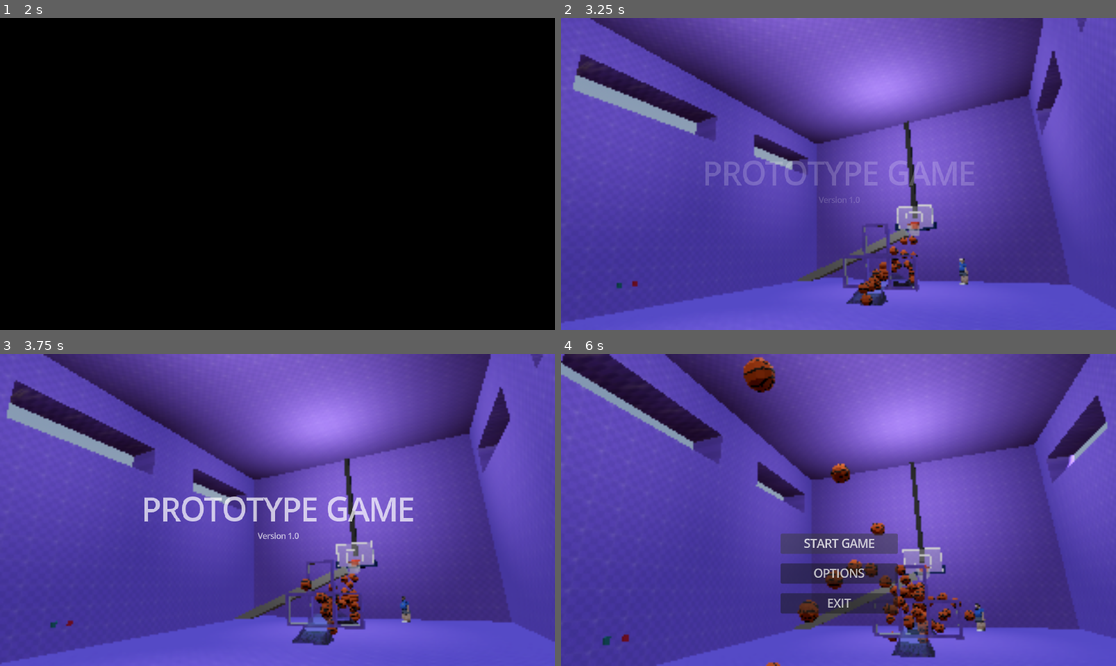
Above: before the commit, frames 1-4 (two rows, left to right).
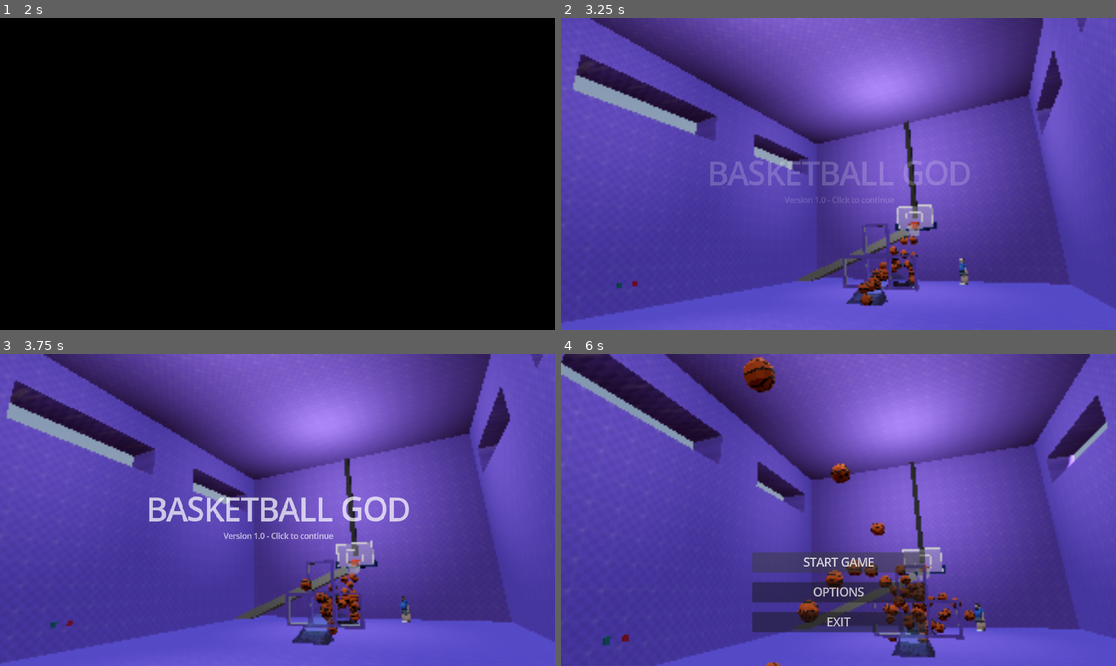
Above: after the commit, the same moments.

Repository: Bryan-Wang-105/GodOfBasketball
Game: Godot game, scene res://Scenes/AdminScenes/main.tscn
Same seed, same stepped clock (60 frames per second), same inputs: the game is played once before the commit and once after it.
Inputs (mouse positions are in pixels of both pictures, inside the frame that each line leads up to):
- Up to frame 1 (2 s): tap Enter (ui_accept) at 0.5, 0.77, 1.25, 1.52 s; move the mouse to (399, 158) at 0.52 s; hold Right (ui_right) 0.53-1.28 s; hold E (interact) 0.53-1.28 s; click (399, 158) at 0.8 s; move the mouse to (166, 189) at 1.27 s; hold Down (ui_down) from 1.28 s (still down); click (166, 189) at 1.35 s; tap E (interact) at 1.55 s
- Up to frame 2 (3.25 s): move the mouse to (894, 105) at 2.02 s; release Down (ui_down) at 2.03 s; hold Right (ui_right) 2.03-2.78 s; hold E (interact) 2.03-2.78 s; click (894, 105) at 2.3 s; move the mouse to (810, 236) at 2.77 s; hold Up (ui_up) from 2.78 s (still down); click (810, 236) at 2.85 s; tap Enter (ui_accept) at 3.02 s; tap E (interact) at 3.05 s
- Up to frame 3 (3.75 s): tap Enter (ui_accept) at 3.5 s; move the mouse to (444, 556) at 3.52 s; release Up (ui_up) at 3.53 s; press the mouse at (444, 556) at 3.53 s; hold Left (ui_left) from 3.53 s (still down); right-click (444, 556) at 3.6 s
- Up to frame 4 (6 s): tap Enter (ui_accept) at 3.77, 4.25, 4.52, 5 s; move the mouse to (672, 463) at 4.27 s; release the mouse at (672, 463) at 4.28 s; tap Shift (sprint) at 4.35 s; tap E (interact) at 4.55 s; move the mouse to (866, 510) at 5.02 s; release Left (ui_left) at 5.03 s; hold Down (ui_down) 5.03-5.75 s; hold E (interact) 5.03-5.75 s; click (866, 510) at 5.3 s; click "START GAME" at 5.75 s

Frame 1 is identical in both runs. In frame 2, 1.7% of the frame differs, in the area x 26-75%, y 45-60%; in frame 3, 2.3%; in frame 4, 6.8%, in the area x 34-66%, y 57-90%.

Commit message:
Fixed duplicator where ball was getting spawned in as frozen and then fixed queue_freeing logic error. Add ball doesn't need to validate against limit, probably should have the caller of add_ball check that

Diff:
--- a/Environments/Court/ball_reset.gd
+++ b/Environments/Court/ball_reset.gd
@@ -10,7 +10,7 @@
 	return prompt
 
 func interact():
-	var ball = Global.ball
+	var ball = BallManager.ball
 
 	# Freeze the body so physics won't fight you
 	ball.freeze = true
--- a/Environments/world.tscn
+++ b/Environments/world.tscn
@@ -2,7 +2,7 @@
 
 [ext_resource type="PackedScene" uid="uid://bmg8jl8p8bocm" path="res://PlayerTools/Ball/b_ball.tscn" id="1_xw17x"]
 [ext_resource type="PackedScene" uid="uid://ja13r6fvdujc" path="res://Scenes/Player/player.tscn" id="3_gfun1"]
-[ext_resource type="Script" uid="uid://bgxtx1qndrtqy" path="res://Scenes/Player/HUD.gd" id="4_qrt73"]
+[ext_resource type="Script" uid="uid://bgxtx1qndrtqy" path="res://Scenes/Player/UI/HUD.gd" id="4_qrt73"]
 [ext_resource type="PackedScene" uid="uid://bowc0gmynfbn7" path="res://PlayerTools/Lift/Lift.tscn" id="5_dsxl4"]
 [ext_resource type="PackedScene" uid="uid://ba2tkcvat420p" path="res://PlayerTools/Duplicator/Duplicator.tscn" id="5_gfun1"]
 [ext_resource type="PackedScene" uid="uid://c0u8jliho48or" path="res://PlayerTools/Fan/fan.tscn" id="6_qrt73"]
@@ -51,6 +51,12 @@
 
 [node name="Duplicator" parent="SubViewportContainer/SubViewport" instance=ExtResource("5_gfun1")]
 transform = Transform3D(0.057407226, 0, 0.99835086, 0, 1, 0, -0.99835086, 0, 0.057407226, 3.6389532, 6.31797, 0.39515126)
+
+[node name="Duplicator2" parent="SubViewportContainer/SubViewport" instance=ExtResource("5_gfun1")]
+transform = Transform3D(0.057407226, 0, 0.99835086, 0, 1, 0, -0.99835086, 0, 0.057407226, -0.35527635, 7.26273, 0.39515126)
+
+[node name="Duplicator3" parent="SubViewportContainer/SubViewport" instance=ExtResource("5_gfun1")]
+transform = Transform3D(0.057407226, 0, 0.99835086, 0, 1, 0, -0.99835086, 0, 0.057407226, 7.7894306, 6.271337, 0.39515126)
 
 [node name="Fan" parent="SubViewportContainer/SubViewport" instance=ExtResource("6_qrt73")]
 transform = Transform3D(1, 0, 0, 0, 1, 0, 0, 0, 1, 4.0375643, 4.949676, -3.0134807)
--- a/PlayerTools/Ball/b_ball.gd
+++ b/PlayerTools/Ball/b_ball.gd
@@ -2,5 +2,7 @@
 
 
 func _ready() -> void:
-	Global.ball = self
-	Global.add_new_ball(self)
+	if not BallManager.ball:
+		BallManager.ball = self
+
+	BallManager.add_new_ball(self)
--- a/PlayerTools/Duplicator/duplicator.gd
+++ b/PlayerTools/Duplicator/duplicator.gd
@@ -60,9 +60,10 @@
 
 	var duplicate
 
-	# Create duplicate
-	if len(Global.ball_arr) == Global.ball_limit:
-		duplicate = Global.get_next_ball()
+	# Reuse ball from object pool if we are at limit
+	if len(BallManager.ball_arr) == BallManager.ball_limit:
+		duplicate = BallManager.get_next_ball()
+	# Duplicate the ball that went in
 	else:
 		duplicate = original.duplicate(DUPLICATE_USE_INSTANTIATION)
 
@@ -73,6 +74,7 @@
 	duplicate.global_rotation = entry_data.rotation
 
 	# Copy physics properties
+	duplicate.freeze = false
 	duplicate.mass = original.mass
 	duplicate.physics_material_override = original.physics_material_override
 	duplicate.gravity_scale = original.gravity_scale
@@ -87,4 +89,4 @@
 		duplicate.linear_velocity = entry_data.linear_velocity * velocity_multiplier
 		duplicate.angular_velocity = entry_data.angular_velocity * velocity_multiplier
 
-	print("Duplicated ", original.name, " at entry point after ", spawn_delay, " seconds")
+	#print("Duplicated ", original.name, " at entry point after ", spawn_delay, " seconds")
--- a/Scenes/AdminScenes/global.gd
+++ b/Scenes/AdminScenes/global.gd
@@ -1,35 +1,5 @@
 extends Node
 
 var HUD
-var ball
 var player
 var land
-
-var ball_arr = []
-var ball_limit = 1000
-var ball_index = 0
-
-
-func add_new_ball(ball):
-	if len(ball_arr) != ball_limit:
-		ball_arr.append(ball)
-		ball_index += 1
-
-	else:
-		print("REACHED 500 BALLS NOW DELETING 1 AND REPLACING")
-		ball_arr[ball_index].queue_free()
-
-		ball_arr[ball_index] = ball
-		ball_index += 1
-
-	if ball_index == ball_limit - 1:
-		ball_index = 0
-
-func get_next_ball():
-	var toReturn = ball_arr[ball_index]
-
-	ball_index += 1
-	if ball_index == ball_limit - 1:
-		ball_index = 0
-
-	return toReturn
--- a/Scenes/MainMenuScenes/TitleScreen.tscn
+++ b/Scenes/MainMenuScenes/TitleScreen.tscn
@@ -341,7 +341,7 @@
 autoplay = "title_fade_in"
 
 [node name="Camera3D" type="Camera3D" parent="."]
-transform = Transform3D(-0.5463481, 0.19076395, 0.8155444, -0.026182229, 0.9693508, -0.24428084, -0.83714855, -0.15481515, -0.52460855, 56.5662, 2.19509, -34.3213)
+transform = Transform3D(-0.546348, 0.19076392, 0.8155444, -0.026182223, 0.96935064, -0.24428084, -0.83714837, -0.15481512, -0.52460855, 56.5662, 2.19509, -34.3213)
 fov = 57.5
 
 [node name="CanvasLayer" type="CanvasLayer" parent="."]
@@ -368,7 +368,7 @@
 grow_horizontal = 2
 grow_vertical = 2
 theme_override_font_sizes/font_size = 64
-text = "PROTOTYPE GAME"
+text = "BASKETBALL GOD"
 
 [node name="VersionID" type="Label" parent="CanvasLayer/Control/Title"]
 layout_mode = 1
@@ -383,7 +383,7 @@
 offset_bottom = 69.0
 grow_horizontal = 2
 grow_vertical = 2
-text = "Version 1.0"
+text = "Version 1.0 - Click to continue"
 horizontal_alignment = 1
 
 [node name="OptionsVbox" type="VBoxContainer" parent="CanvasLayer/Control"]
@@ -394,10 +394,10 @@
 anchor_top = 0.5
 anchor_right = 0.5
 anchor_bottom = 0.5
-offset_left = -120.0
-offset_top = 38.0
-offset_right = 123.0
-offset_bottom = 226.0
+offset_left = -179.5
+offset_top = 73.0
+offset_right = 179.5
+offset_bottom = 270.0
 grow_horizontal = 2
 grow_vertical = 2
 theme_override_constants/separation = 20
--- a/Scenes/MainMenuScenes/title_screen.gd
+++ b/Scenes/MainMenuScenes/title_screen.gd
@@ -98,6 +98,11 @@
 
 func _to_world():
 	# Change scene to world
+	print("ball array length")
+	print(len(BallManager.ball_arr))
+	BallManager.reset_ball_array()
+	print("ball array length after reset")
+	print(len(BallManager.ball_arr))
 	GameManager.change_scene("res://Environments/world.tscn")
 
 func cleanup():
--- /dev/null
+++ b/Scenes/ManagerScenes/ball_manager.gd
@@ -0,0 +1,33 @@
+extends Node
+
+var ball
+var ball_arr = []
+var ball_limit = 2000
+var ball_index = 0
+
+
+func add_new_ball(ball):
+	if len(ball_arr) != ball_limit:
+		ball_arr.append(ball)
+		ball_index += 1
+
+	else:
+		print("REACHED MAX LIMIT, GETTING ONE FROM EXISTING POOL")
+		ball_arr[ball_index] = ball
+		ball_index += 1
+
+	if ball_index == ball_limit - 1:
+		ball_index = 0
+
+func get_next_ball():
+	var toReturn = ball_arr[ball_index]
+
+	ball_index += 1
+	if ball_index == ball_limit - 1:
+		ball_index = 0
+
+	return toReturn
+
+func reset_ball_array():
+	ball = null
+	ball_arr = []
--- /dev/null
+++ b/Scenes/Player/UI/ToolHotbar.gd
@@ -0,0 +1 @@
+extends PanelContainer
--- /dev/null
+++ b/Scenes/Player/UI/hotbar.tscn
@@ -0,0 +1,38 @@
+[gd_scene load_steps=2 format=3 uid="uid://0w5b5lk4mahu"]
+
+[ext_resource type="Script" uid="uid://b1mldmuacuhcx" path="res://Scenes/Player/UI/ToolHotbar.gd" id="1_jx7ad"]
+
+[node name="Hotbar" type="PanelContainer"]
+custom_minimum_size = Vector2(300, 110)
+offset_right = 340.0
+offset_bottom = 100.0
+size_flags_horizontal = 3
+size_flags_vertical = 3
+script = ExtResource("1_jx7ad")
+
+[node name="MarginContainer" type="MarginContainer" parent="."]
+layout_mode = 2
+theme_override_constants/margin_left = 15
+theme_override_constants/margin_top = 15
+theme_override_constants/margin_right = 15
+theme_override_constants/margin_bottom = 15
+
+[node name="HBoxContainer" type="HBoxContainer" parent="MarginContainer"]
+layout_mode = 2
+theme_override_constants/separation = 30
+alignment = 1
+
+[node name="Panel" type="Panel" parent="MarginContainer/HBoxContainer"]
+custom_minimum_size = Vector2(80, 0)
+layout_mode = 2
+size_flags_horizontal = 3
+
+[node name="Panel2" type="Panel" parent="MarginContainer/HBoxContainer"]
+custom_minimum_size = Vector2(80, 0)
+layout_mode = 2
+size_flags_horizontal = 3
+
+[node name="Panel3" type="Panel" parent="MarginContainer/HBoxContainer"]
+custom_minimum_size = Vector2(80, 0)
+layout_mode = 2
+size_flags_horizontal = 3
--- a/Scenes/Player/player.tscn
+++ b/Scenes/Player/player.tscn
@@ -1,8 +1,9 @@
-[gd_scene load_steps=6 format=3 uid="uid://ja13r6fvdujc"]
+[gd_scene load_steps=7 format=3 uid="uid://ja13r6fvdujc"]
 
 [ext_resource type="Script" uid="uid://l7g3xpqcjh1d" path="res://Scenes/Player/player.gd" id="1_v0iea"]
 [ext_resource type="Script" uid="uid://ch8cf86ydleay" path="res://Scenes/Player/raycast.gd" id="2_a3d8c"]
 [ext_resource type="Script" uid="uid://bamfn60covnpv" path="res://Scenes/Player/tool_selector.gd" id="3_xpcdj"]
+[ext_resource type="PackedScene" uid="uid://0w5b5lk4mahu" path="res://Scenes/Player/UI/hotbar.tscn" id="4_mtuoh"]
 
 [sub_resource type="CapsuleMesh" id="CapsuleMesh_cjd0b"]
 
@@ -41,3 +42,27 @@
 
 [node name="ToolSelector" type="Node" parent="."]
 script = ExtResource("3_xpcdj")
+
+[node name="CanvasLayer" type="CanvasLayer" parent="."]
+
+[node name="Control" type="Control" parent="CanvasLayer"]
+layout_mode = 3
+anchors_preset = 15
+anchor_right = 1.0
+anchor_bottom = 1.0
+grow_horizontal = 2
+grow_vertical = 2
+
+[node name="Hotbar" parent="CanvasLayer/Control" instance=ExtResource("4_mtuoh")]
+layout_mode = 1
+anchors_preset = 7
+anchor_left = 0.5
+anchor_top = 1.0
+anchor_right = 0.5
+anchor_bottom = 1.0
+offset_left = -233.5
+offset_top = -169.0
+offset_right = 233.5
+offset_bottom = -17.0
+grow_horizontal = 2
+grow_vertical = 0
--- a/Scenes/Player/raycast.gd
+++ b/Scenes/Player/raycast.gd
@@ -4,9 +4,11 @@
 var ball
 
 func _ready() -> void:
-	ball = Global.ball
+	ball = BallManager.ball
 
 func _process(delta: float) -> void:
+	result = get_collider()
+
 	if Input.is_action_pressed("l_click") and ball.freeze:
 		# Freeze the body so physics won't fight you
 			ball.freeze = true
@@ -16,8 +18,6 @@
 			#ball.set_deferred("global_rotation", Vector3.ZERO)
 			ball.set_deferred("linear_velocity", Vector3.ZERO)
 			ball.set_deferred("angular_velocity", Vector3.ZERO)
-
-	result = get_collider()
 
 	if result and result.is_in_group("interactable"):
 		Global.HUD.prompt.text = result.get_prompt()
@@ -33,8 +33,8 @@
 	elif event.is_action_pressed("l_click"):
 		if result and result.is_in_group("ball"):
 			print("CLICKED BALL")
-			Global.ball = result
-			ball = Global.ball
+			BallManager.ball = result
+			ball = BallManager.ball
 
 			# Freeze the body so physics won't fight you
 			ball.freeze = true
@@ -49,5 +49,5 @@
 	elif event.is_action_released("l_click"):
 		# Unfreeze AFTER the physics step
 		await get_tree().physics_frame
-		Global.ball.freeze = false
+		BallManager.ball.freeze = false
 		pass
--- a/project.godot
+++ b/project.godot
@@ -10,7 +10,8 @@
 
 [application]
 
-config/name="Shader"
+config/name="BALLER"
+config/description="Everything you could ever want from life is just one shot away. Use and unlock a wide array of outrageous means from portals, bombers, and blackholes to cement your spot on the basketball team in the fastest time possible!"
 run/main_scene="uid://cm7xtkx4yvvq2"
 config/features=PackedStringArray("4.6", "Forward Plus")
 
@@ -21,6 +22,7 @@
 SceneManager="*res://Scenes/ManagerScenes/scene_manager.gd"
 SettingsManager="*res://Scenes/ManagerScenes/settings_manager.gd"
 AudioManager="*res://Scenes/ManagerScenes/audio_manager.gd"
+BallManager="*res://Scenes/ManagerScenes/ball_manager.gd"
 
 [global_group]
 
Not shown, added: Scenes/ManagerScenes/ball_manager.gd.uid
Renamed: Scenes/Player/HUD.gd -> Scenes/Player/UI/HUD.gd
Renamed: Scenes/Player/HUD.gd.uid -> Scenes/Player/UI/HUD.gd.uid
Not shown, added: Scenes/Player/UI/ToolHotbar.gd.uid
